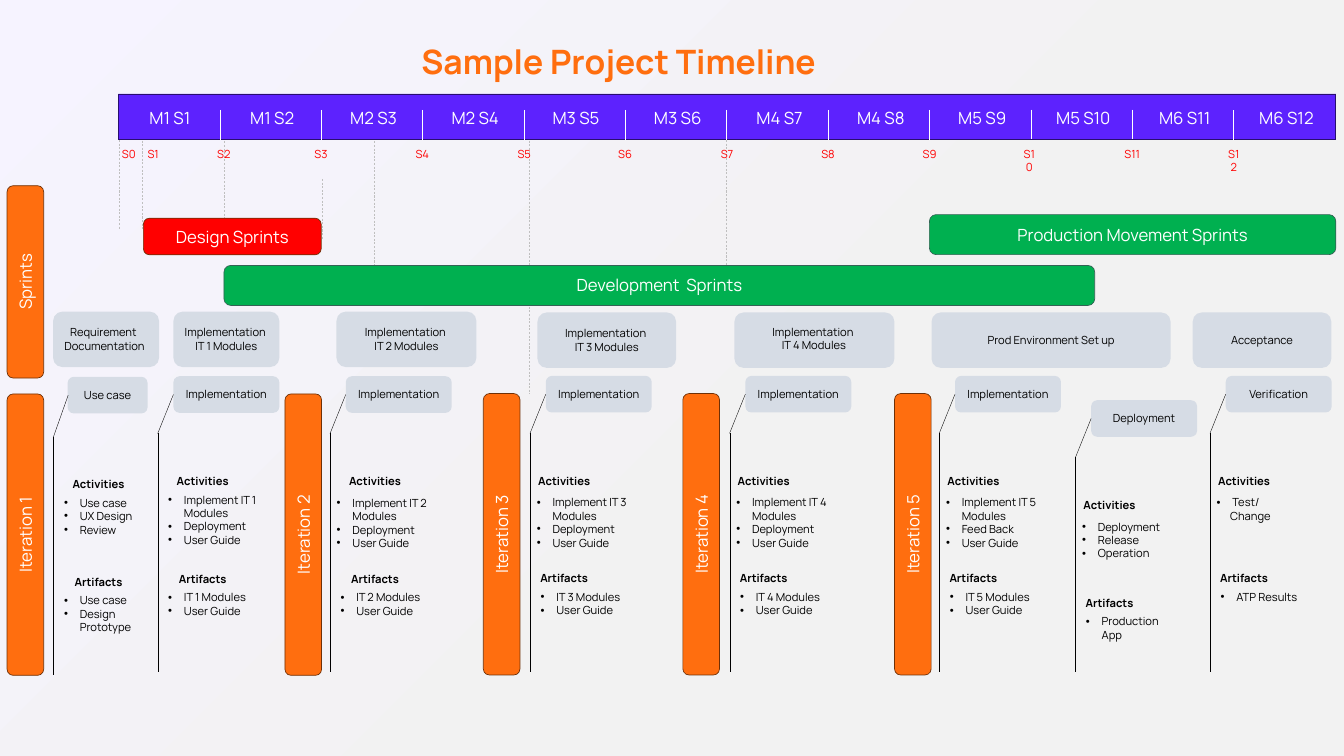
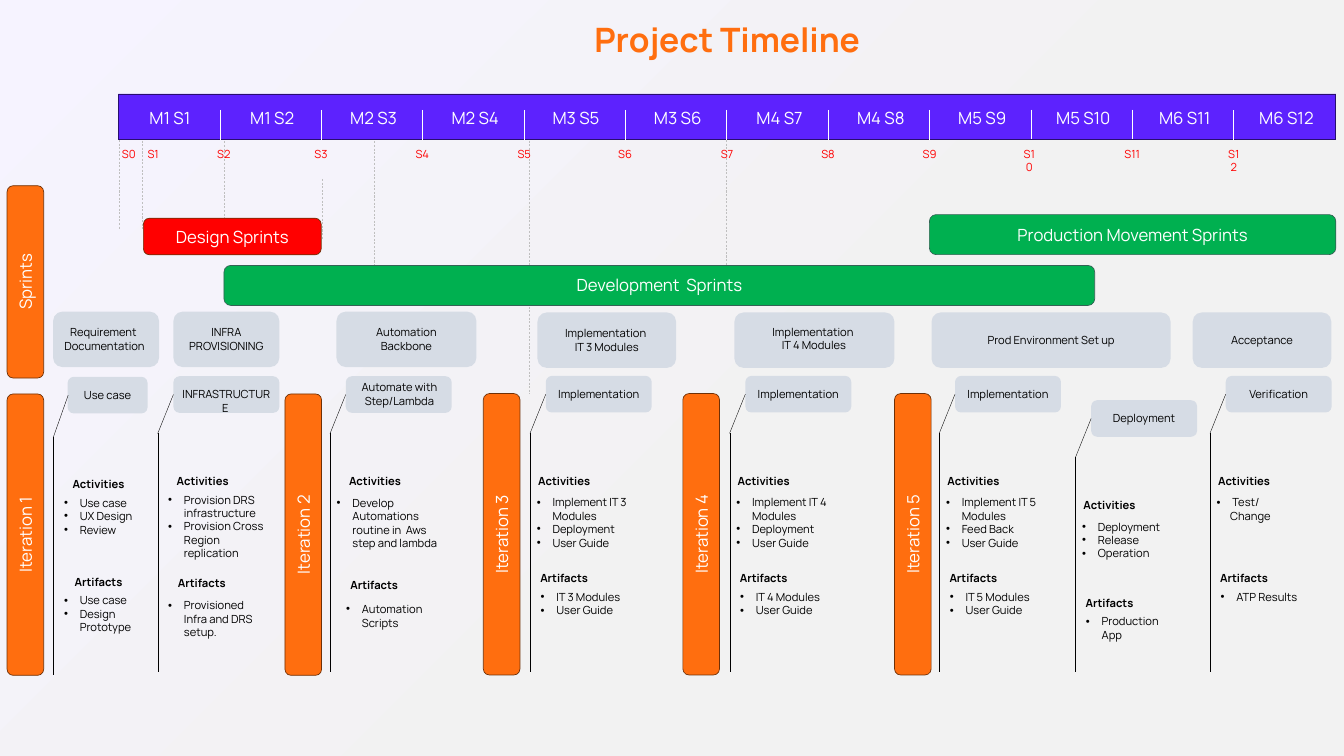
Before and after one commit to AppkubeCloud/appkube-business-doc, a slide deck: slide 3 of CustomerEngagements/beyondsoft/DR-Solution - editable.pptx. Drawn at 1344x756 pixels with LibreOffice and Linux fonts; fonts in the diff are those of the drawing. Boxes give left, top, right and bottom in pixels: in the first picture for what was removed or moved away, otherwise in the second. Text is boxed around its words. In the diff, an @@ line names an element or a change of style, - is before the commit and + after.

Commit message:
catered the sprint changes - s1/s2

```diff
--- a/CustomerEngagements/beyondsoft/DR-Solution - editable.pptx
+++ b/CustomerEngagements/beyondsoft/DR-Solution - editable.pptx
@@ text at bbox=[594, 27, 860, 60]: text changed @@
-Sample Project Timeline
+Project Timeline
@@ text at bbox=[189, 328, 263, 350]: text changed @@
-Implementation
-IT 1 Modules
+INFRA PROVISIONING
@@ text at bbox=[376, 328, 437, 350]: text changed @@
-Implementation
-IT 2 Modules
+Automation Backbone
@@ text at bbox=[186, 389, 267, 401]: text changed @@
-Implementation
+INFRASTRUCTURE
@@ text at bbox=[362, 383, 437, 408]: text changed @@
-Implementation
+Automate with Step/Lambda
@@ text at bbox=[184, 495, 263, 560]: text changed @@
-• Implement IT 1 Modules
-• Deployment
-• User Guide
+• Provision DRS infrastructure
+• Provision Cross Region replication
@@ text at bbox=[352, 498, 437, 550]: text changed @@
-• Implement IT 2 Modules
-• Deployment
-• User Guide
+• Develop Automations routine in Aws step and lambda
@@ text "Artifacts": place and size @@
-text "Artifacts" at bbox=[179, 574, 227, 583]
+text "Artifacts" at bbox=[178, 578, 226, 587]
@@ text "Artifacts": place and size @@
-text "Artifacts" at bbox=[351, 574, 399, 583]
+text "Artifacts" at bbox=[350, 580, 398, 589]
@@ text at bbox=[184, 601, 252, 639]: text changed @@
-• IT 1 Modules
-• User Guide
+• Provisioned Infra and DRS setup.
@@ text at bbox=[362, 605, 423, 630]: text changed @@
-• IT 2 Modules
-• User Guide
+• Automation Scripts
```
